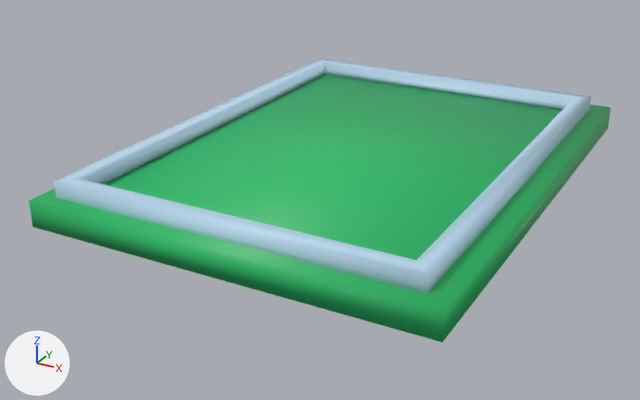
A saved change to the FBX model rehabGame/rehabGameContent/Models/board.FBX.
Rendered twice from a 50 mm lens placed at (1.144, -2.357, 0.97), pointed at (-0.087, -0.118, -0.15). Lighting does not change. The marker at lower left points along +X, +Y and +Z. Where no turn or scale is listed for an object, it has been applied to the vertices.

In view in the first picture: 'Box002', 'Rectangle001'.
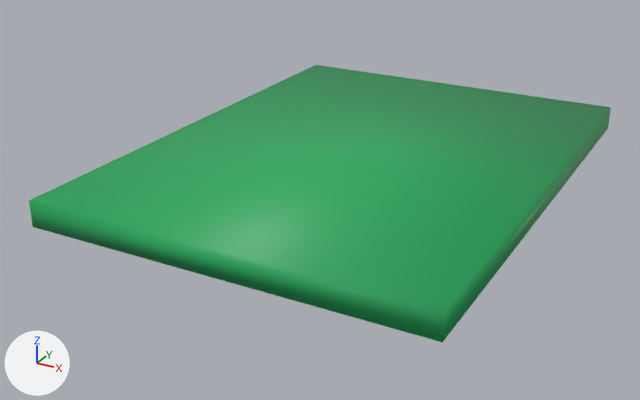
Where the newer file only moved an object's origin or applied its transform, the numbers keep the older frame.

What differs and where, as boxes [x1, y1, x2, y2] in the pictures (640 x 400 px):
'Rectangle001', deleted (blue)
    before: [54, 58, 591, 293]

Patch to the scene script:
```diff
--- a/rehabGame/rehabGameContent/Models/board.FBX.py
+++ b/rehabGame/rehabGameContent/Models/board.FBX.py
@@ ob_rectangle001 @@
-ob_rectangle001 = bpy.data.objects.new('Rectangle001', me_rectangle001)
-ob_rectangle001.location = (-0.013, -0.013, 0.013)
```
